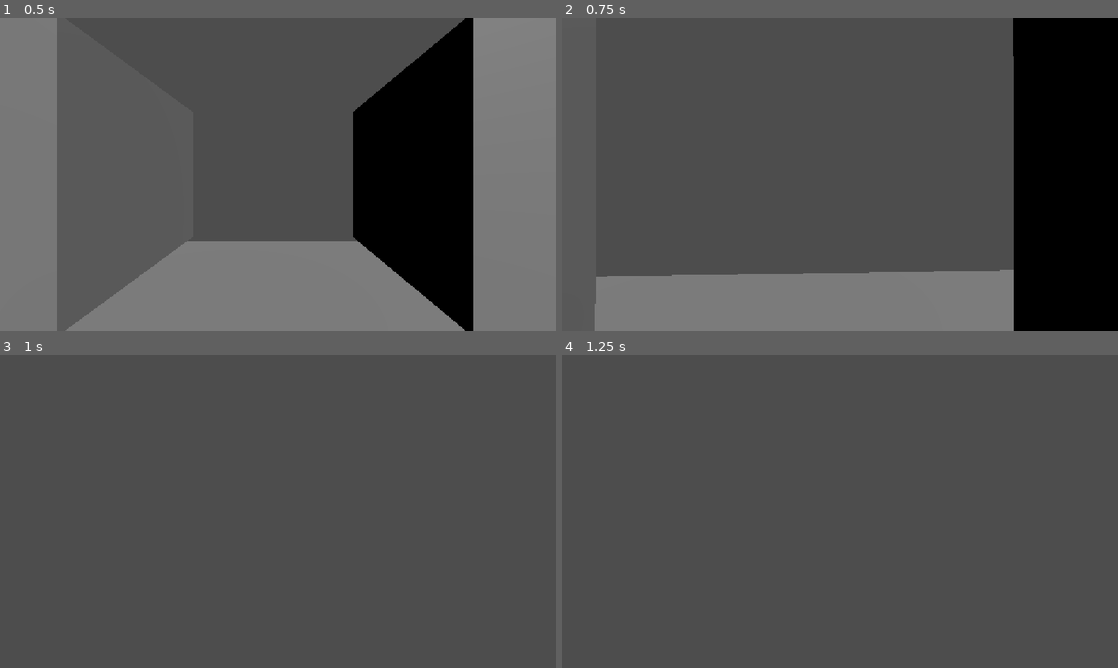
Above: before the commit, frames 1-4 (two rows, left to right).
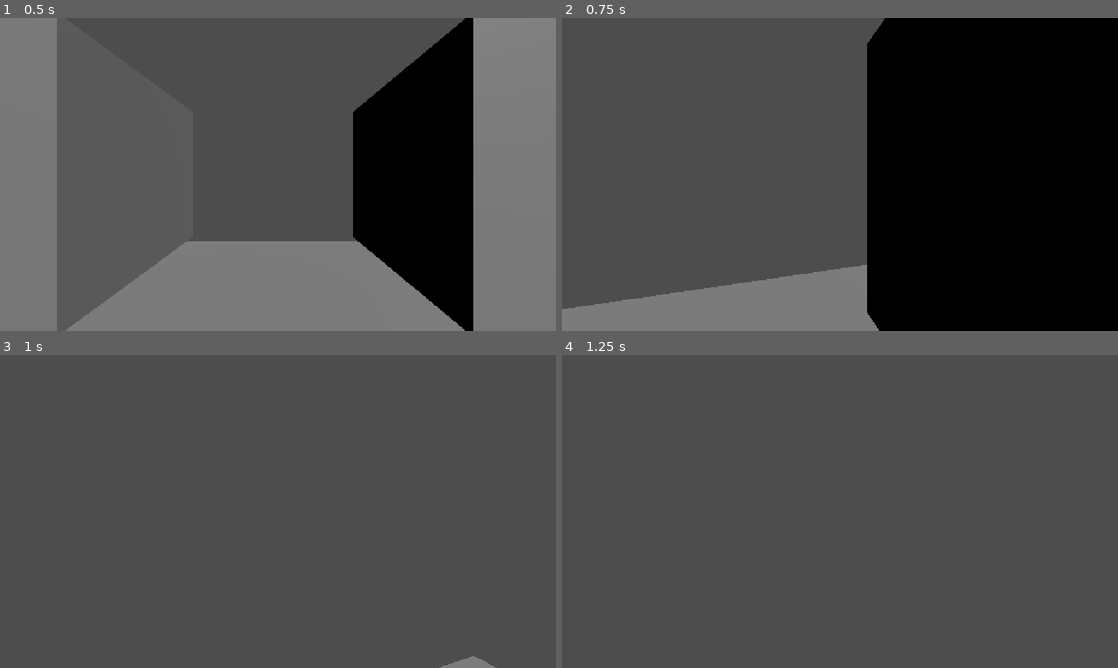
Above: after the commit, the same moments.

Repository: GabrielCirciu/TheLab
Game: Godot game, scene res://Scenes/Interactable_Test.tscn
Same seed, same stepped clock (60 frames per second), same inputs: the game is played once before the commit and once after it. This scene is started directly instead of the project's main scene.
Inputs (mouse positions are in pixels of both pictures, inside the frame that each line leads up to):
- Up to frame 1 (0.5 s): no input
- Up to frame 2 (0.75 s): tap Enter at 0.5 s; move the mouse to (867, 174) at 0.52 s; hold W (move_forward) from 0.53 s (still down); hold E (interact) from 0.53 s (still down)
- Up to frame 3 (1 s): keep holding W (move_forward); keep holding E (interact)
- Up to frame 4 (1.25 s): keep holding W (move_forward); keep holding E (interact)

Frame 1 is identical in both runs. In frame 2, 28% of the frame differs, in the area x 0-82%, y 0-100%; in frame 3, 0.2%; in frame 4, nothing differs.

Commit message:
fix camera movement in Interactable_test

Diff:
--- a/Scenes/Interactable_Test.tscn
+++ b/Scenes/Interactable_Test.tscn
@@ -60,6 +60,7 @@
 offset_bottom = 20.0
 grow_horizontal = 2
 grow_vertical = 2
+mouse_filter = 2
 
 [node name="Label_Interact" type="Label" parent="HUD/Control" unique_id=1022200183]
 layout_mode = 0
@@ -71,6 +72,7 @@
 [node name="Player" type="CharacterBody3D" parent="." unique_id=1887854673]
 transform = Transform3D(1, 0, 0, 0, 1, 0, 0, 0, 1, -0.0045104027, 1, 0.12873018)
 script = ExtResource("2_k3iav")
+look_sensitivity = 0.005
 
 [node name="CollisionShape3D" type="CollisionShape3D" parent="Player" unique_id=800639631]
 transform = Transform3D(1, 0, 0, 0, 1, 0, 0, 0, 1, -0.0056598186, 0, 0)
